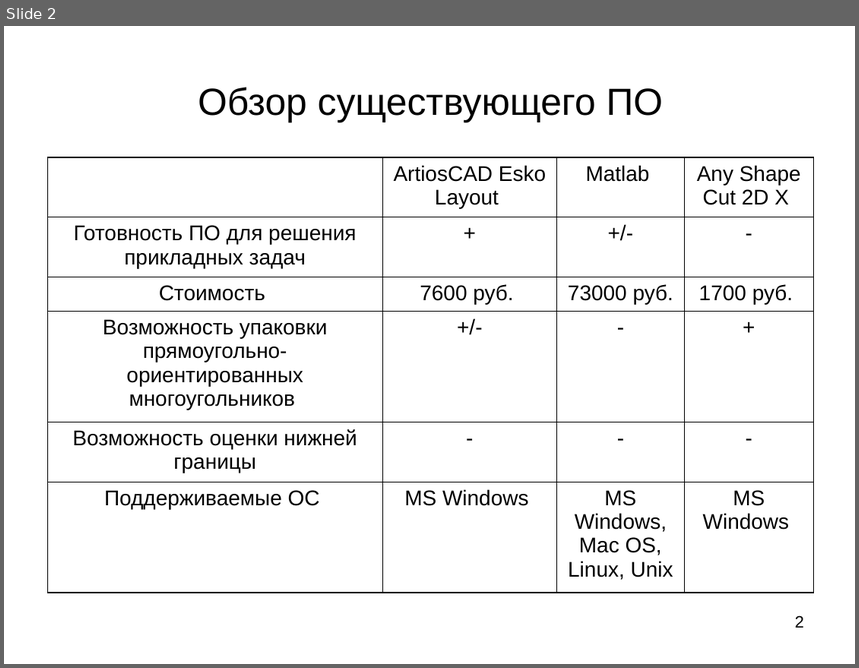
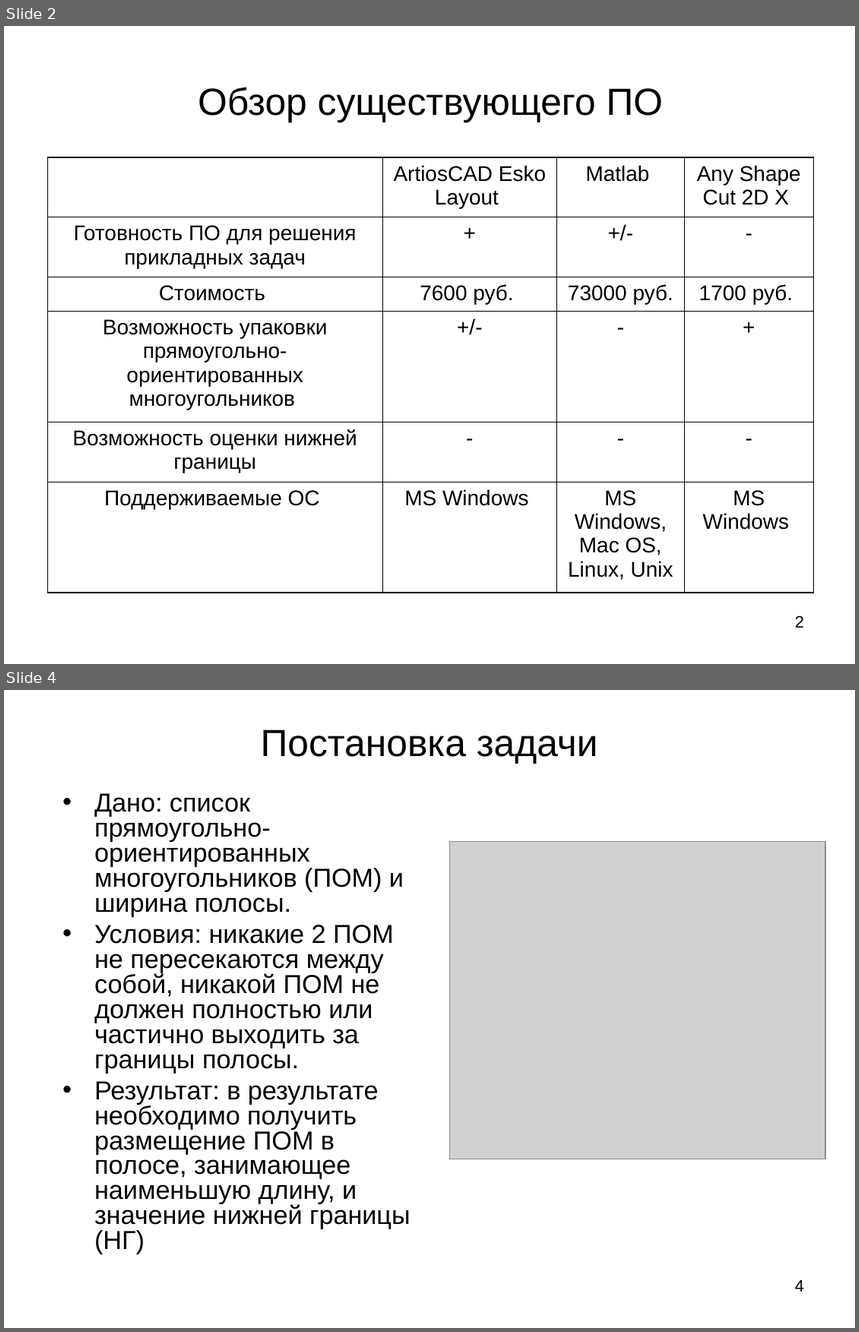
Before and after one commit to zingibertram/thesis-dissertation, a slide deck: Отчёт/Презентация.ppt. Shown one above the other, each under a label of ours: slide 2 before the commit, slides 2 and 4 after it; the slides between them are not shown. The pictures are 859x668 and 859x1332 pixels, drawn with LibreOffice and Linux fonts; fonts in the diff are those of the drawing; grey boxes stand for pictures. Boxes give left, top, right and bottom in pixels: in the first picture for what was removed or moved away, otherwise in the second. Text is boxed around its words. In the diff, an @@ line names an element or a change of style, - is before the commit and + after.

```diff
--- a/Отчёт/Презентация.ppt
+++ b/Отчёт/Презентация.ppt
@@ slide 4 added at [4, 690, 855, 1328], background #FFFFFF @@
@@ title added at [261, 730, 598, 764], 32 pt, text #000000 @@
+Постановка задачи
@@ text added at [94, 793, 410, 1255], 22 pt, text #000000 @@
+• Дано: список прямоугольно-ориентированных многоугольников (ПОМ) и ширина полосы.
+• Условия: никакие 2 ПОМ не пересекаются между собой, никакой ПОМ не должен полностью или частично выходить за границы полосы.
+• Результат: в результате необходимо получить размещение ПОМ в полосе, занимающее наименьшую длину, и значение нижней границы (НГ)
@@ picture added at [450, 841, 826, 1160] @@
@@ page number added at [795, 1281, 804, 1292], 14 pt, text #000000 @@
+4
```
Also in this commit, not shown: 6 slides changed, 4 other slides added, 5 slides removed, 7 other files.
